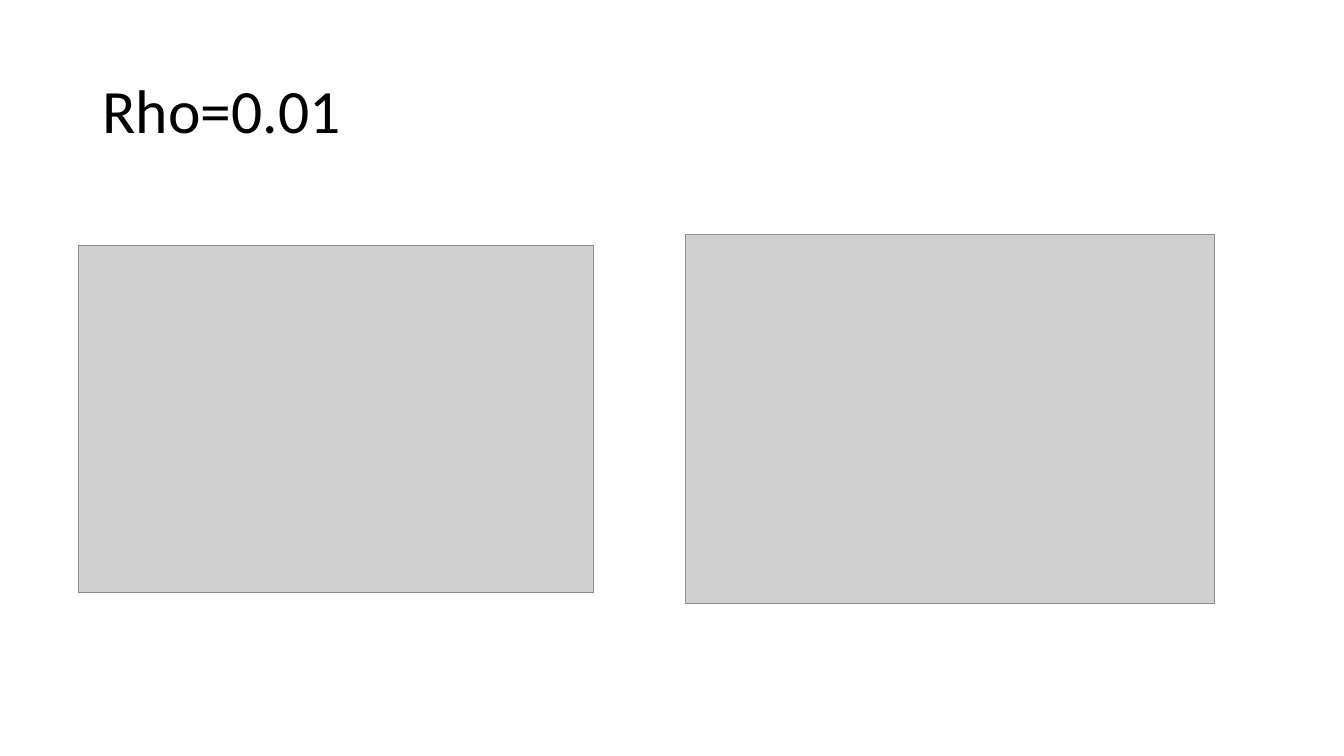
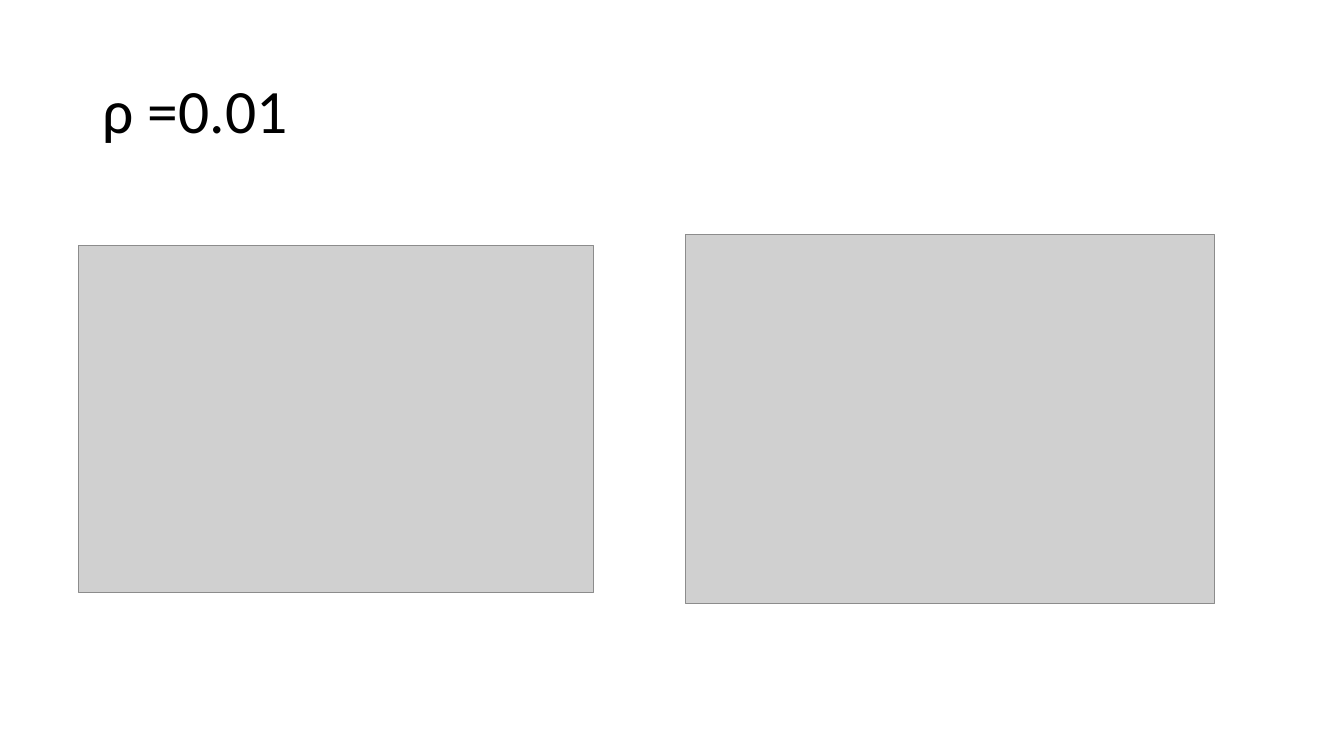
Before and after one commit to reza-sf9/FOOOF, a slide deck: slide 9 of Report/rep_11_4_21.pptx. Drawn at 1344x756 pixels with LibreOffice and Linux fonts; fonts in the diff are those of the drawing; grey boxes stand for pictures. Boxes give left, top, right and bottom in pixels: in the first picture for what was removed or moved away, otherwise in the second. Text is boxed around its words. In the diff, an @@ line names an element or a change of style, - is before the commit and + after.

```diff
--- a/Report/rep_11_4_21.pptx
+++ b/Report/rep_11_4_21.pptx
@@ title at (102, 93, 288, 143): text changed @@
-Rho=0.01
+ρ =0.01
```
Also in this commit, not shown: 4 other slides changed, 14 slides added, 1 slide removed, 3 other files.
